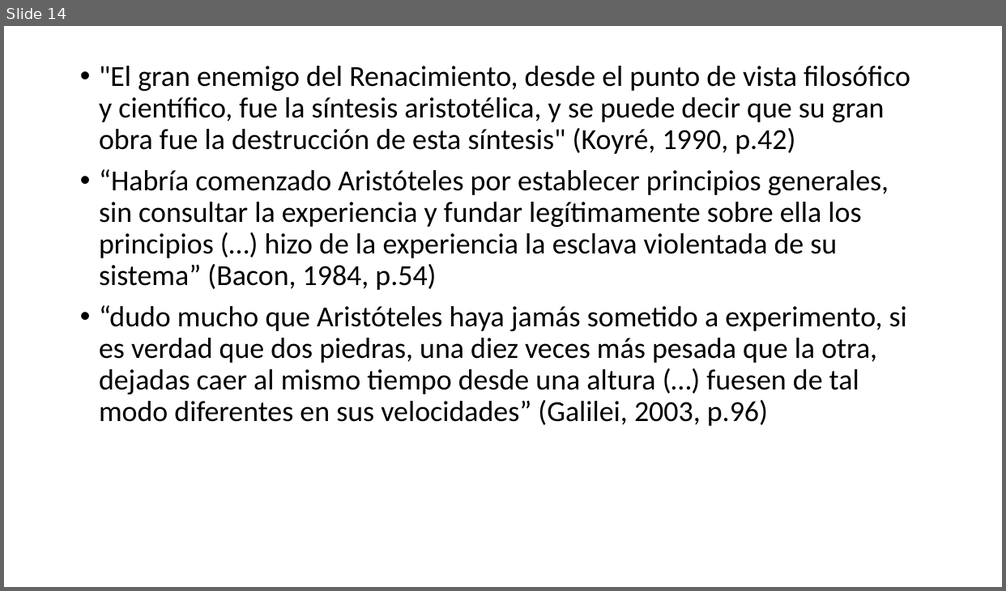
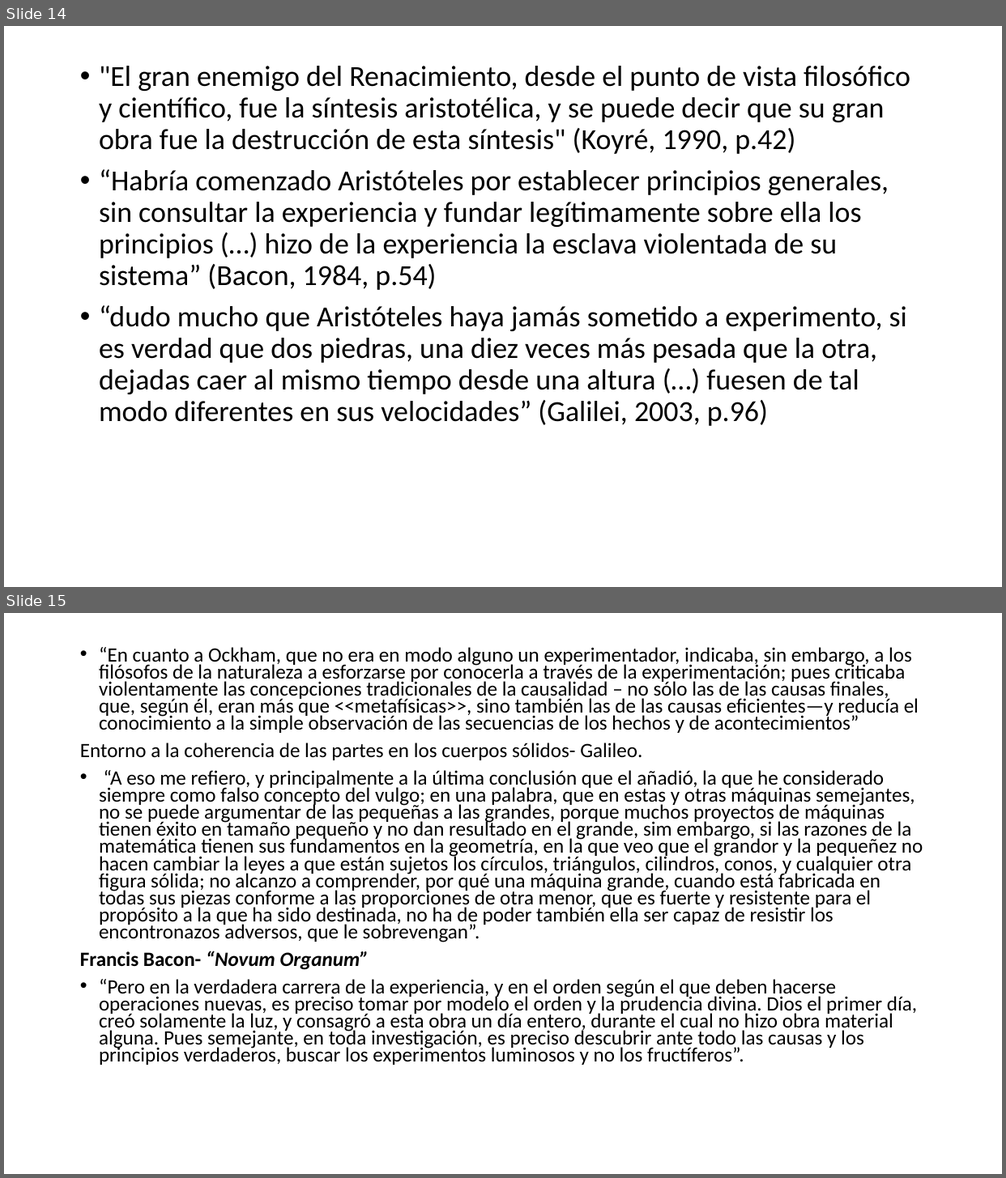
Before and after one commit to zaboltar/zaboltar.github.io, a slide deck: assets uarm/2024 1/moderna/compendio controles 1.pptx. Shown one above the other, each under a label of ours: slide 14 before the commit, slides 14 and 15 after it. The pictures are 1006x591 and 1006x1178 pixels, drawn with LibreOffice and Linux fonts; fonts in the diff are those of the drawing. Boxes give left, top, right and bottom in pixels: in the first picture for what was removed or moved away, otherwise in the second. Text is boxed around its words. In the diff, an @@ line names an element or a change of style, - is before the commit and + after.

```diff
--- a/assets uarm/2024 1/moderna/compendio controles 1.pptx
+++ b/assets uarm/2024 1/moderna/compendio controles 1.pptx
@@ slide 15 added at (4, 613, 1002, 1174), background #FFFFFF @@
@@ text added at (80, 647, 923, 1065), 19.6 pt, text #000000 @@
+• “En cuanto a Ockham, que no era en modo alguno un experimentador, indicaba, sin embargo, a los filósofos de la naturaleza a esforzarse por conocerla a través de la experimentación; pues criticaba violentamente las concepciones tradicionales de la causalidad – no sólo las de las causas finales, que, según él, eran más que <<metafísicas>>, sino también las de las causas eficientes—y reducía el conocimiento a la simple observación de las secuencias de los hechos y de acontecimientos”
+Entorno a la coherencia de las partes en los cuerpos sólidos- Galileo.
+• “A eso me refiero, y principalmente a la última conclusión que el añadió, la que he considerado siempre como falso concepto del vulgo; en una palabra, que en estas y otras máquinas semejantes, no se puede argumentar de las pequeñas a las grandes, porque muchos proyectos de máquinas tienen éxito en tamaño pequeño y no dan resultado en el grande, sim embargo, si las razones de la matemática tienen sus fundamentos en la geometría, en la que veo que el grandor y la pequeñez no hacen cambiar la leyes a que están sujetos los círculos, triángulos, cilindros, conos, y cualquier otra figura sólida; no alcanzo a comprender, por qué una máquina grande, cuando está fabricada en todas sus piezas conforme a las proporciones de otra menor, que es fuerte y resistente para el propósito a la que ha sido destinada, no ha de poder también ella ser capaz de resistir los encontronazos adversos, que le sobrevengan”.
+Francis Bacon- “Novum Organum”
+• “Pero en la verdadera carrera de la experiencia, y en el orden según el que deben hacerse operaciones nuevas, es preciso tomar por modelo el orden y la prudencia divina. Dios el primer día, creó solamente la luz, y consagró a esta obra un día entero, durante el cual no hizo obra material alguna. Pues semejante, en toda investigación, es preciso descubrir ante todo las causas y los principios verdaderos, buscar los experimentos luminosos y no los fructíferos”.
```
Also in this commit, not shown: 6 other slides added, 3 other files.
